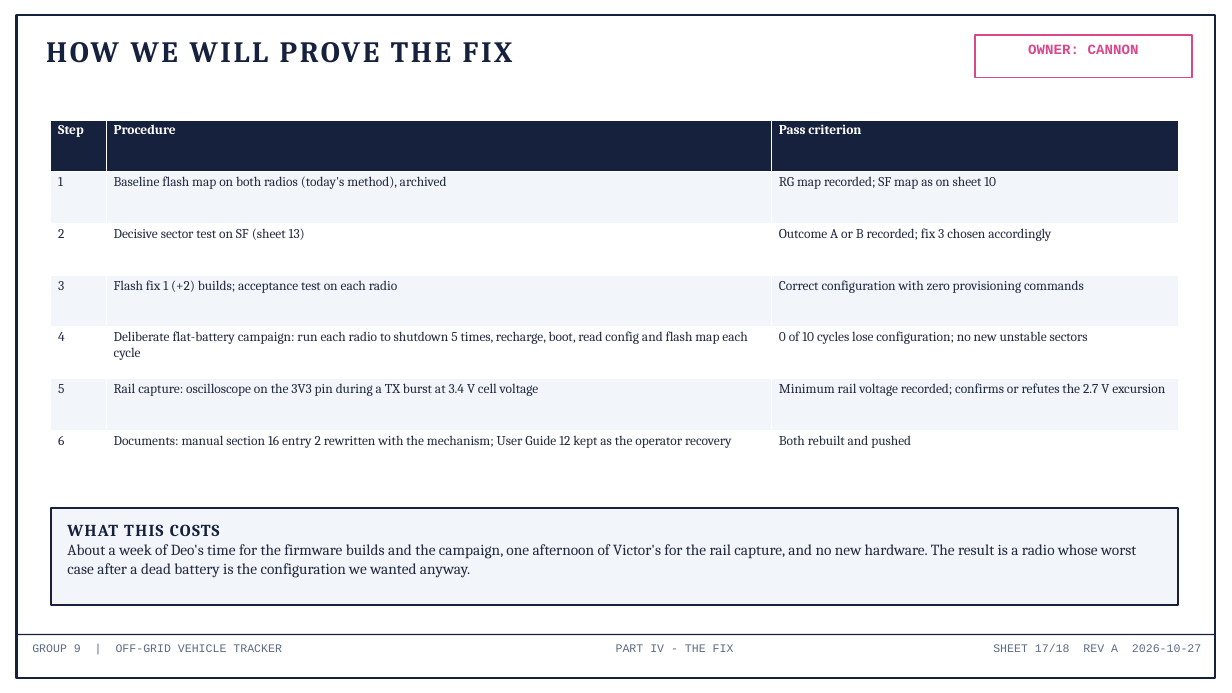
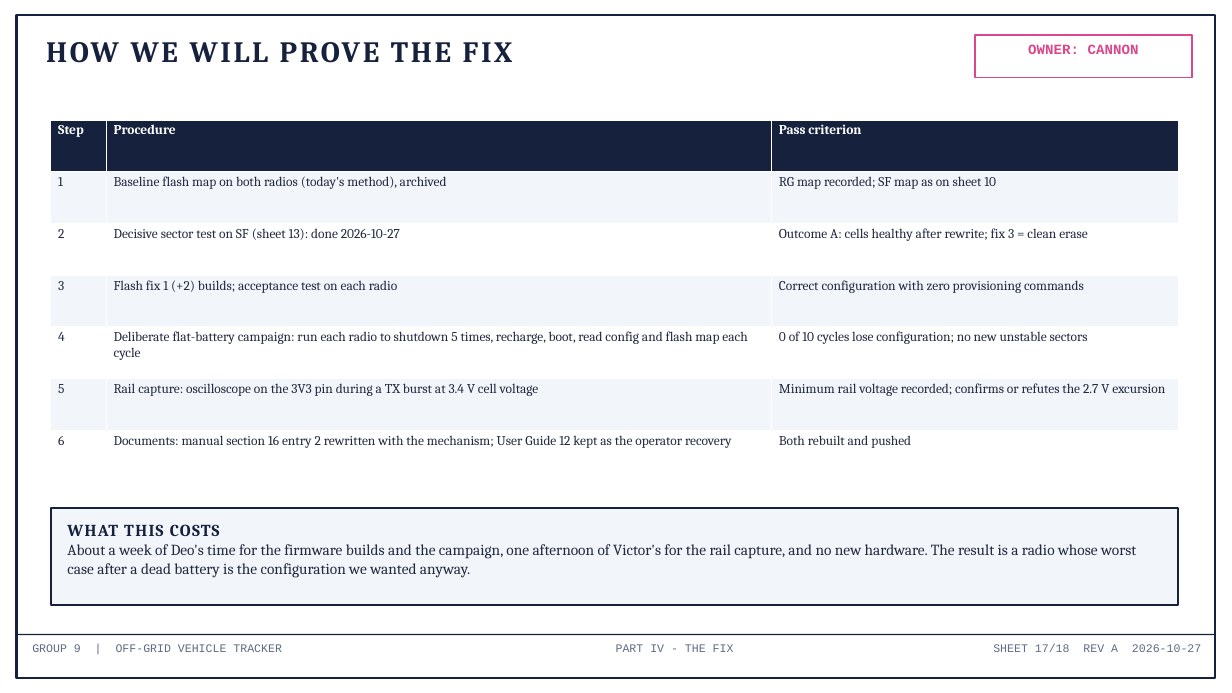
Before and after one commit to deosgracius/offgrid-vehicle-tracker, a slide deck: slide 17 of docs/presentations/Group9_ConfigLoss_RootCause.pptx. Drawn at 1232x693 pixels with LibreOffice and Linux fonts; fonts in the diff are those of the drawing. Boxes give left, top, right and bottom in pixels: in the first picture for what was removed or moved away, otherwise in the second. Text is boxed around its words. In the diff, an @@ line names an element or a change of style, - is before the commit and + after.

```diff
--- a/docs/presentations/Group9_ConfigLoss_RootCause.pptx
+++ b/docs/presentations/Group9_ConfigLoss_RootCause.pptx
@@ table at <box>51,120,1178,482</box> @@
-row 3, column 2: Decisive sector test on SF (sheet 13)
+row 3, column 2: Decisive sector test on SF (sheet 13): done 2026-10-27
-row 3, column 3: Outcome A or B recorded; fix 3 chosen accordingly
+row 3, column 3: Outcome A: cells healthy after rewrite; fix 3 = clean erase
```
Also in this commit, not shown: 4 other slides changed, 3 other files.
